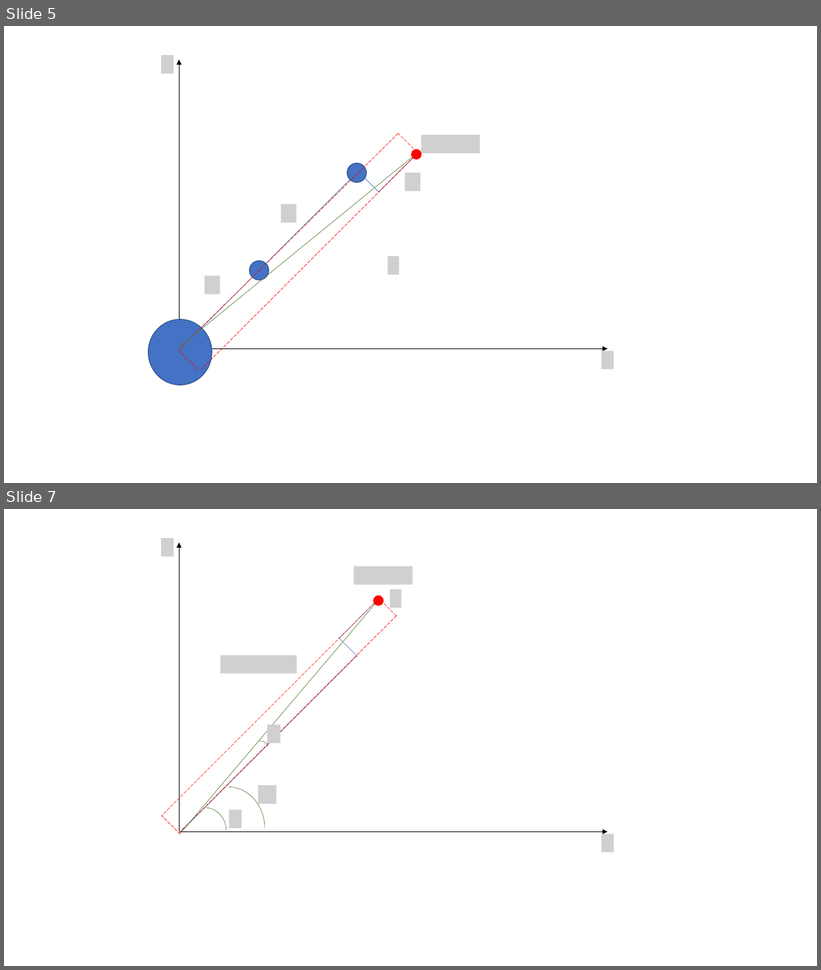
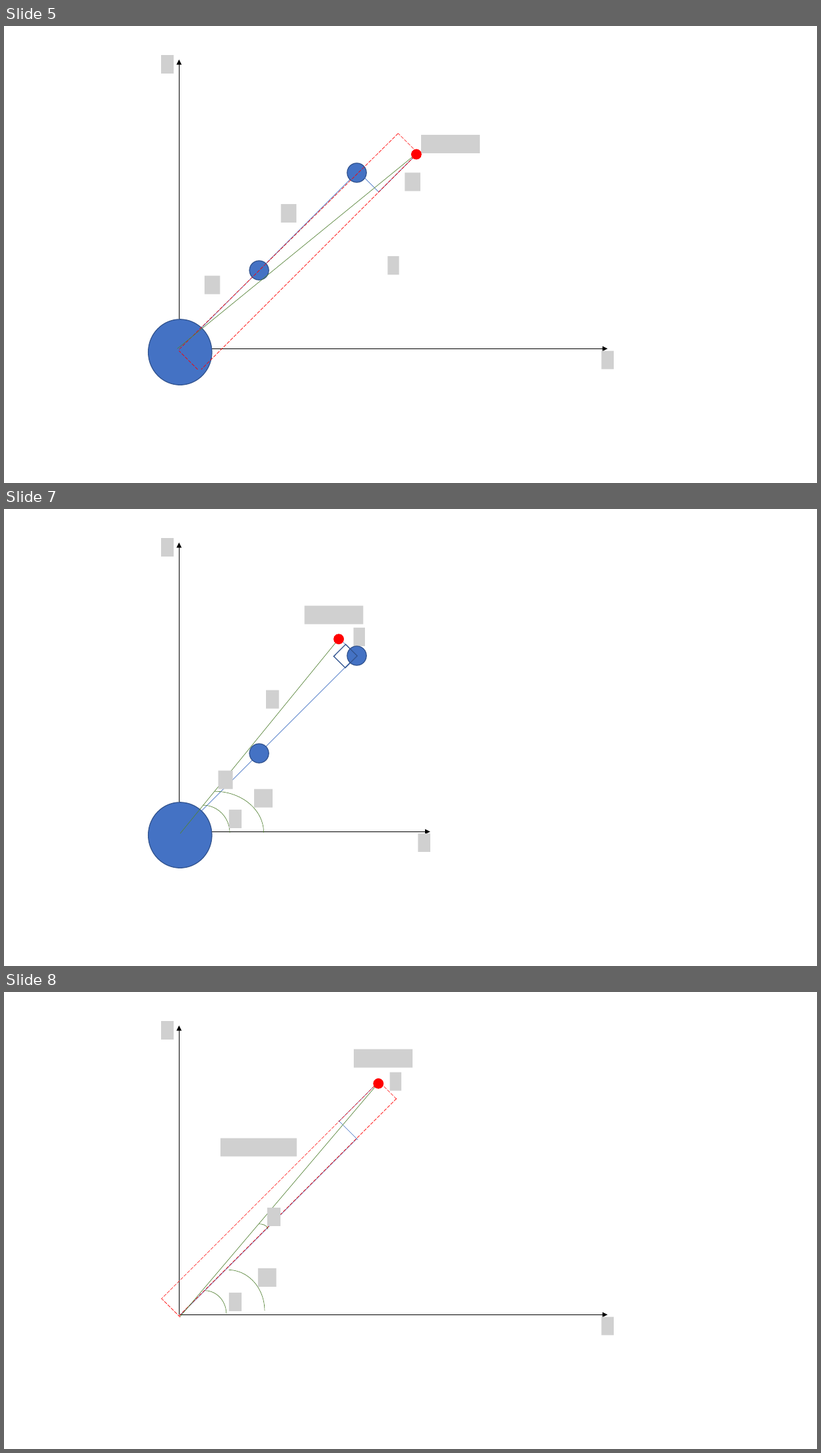
Before and after one commit to fore1806/4R-Manipulator, a slide deck: MATLAB/DIAGRAMA.pptx. Shown one above the other, each under a label of ours: slides 5 and 7 before the commit, slides 5, 7 and 8 after it; the slides between them are not shown. The pictures are 821x970 and 821x1453 pixels, drawn with LibreOffice and Linux fonts; fonts in the diff are those of the drawing; grey boxes stand for pictures. Boxes give left, top, right and bottom in pixels: in the first picture for what was removed or moved away, otherwise in the second. Text is boxed around its words. In the diff, an @@ line names an element or a change of style, - is before the commit and + after.

```diff
--- a/MATLAB/DIAGRAMA.pptx
+++ b/MATLAB/DIAGRAMA.pptx
@@ slide 7 added at (4,509,817,966), background #FFFFFF @@
@@ picture added at (161,538,174,557) @@
@@ arrow added from (179, 832) to (179, 543), #000000 0.5 pt @@
@@ picture added at (305,606,363,625) @@
@@ line added from (338, 640) to (180, 834), #548235 0.5 pt @@
@@ ellipse added at (334,634,344,644), fill #FF0000, outline #FF0000 1 pt @@
@@ rectangle added at (334,644,358,668), outline #325491 1 pt @@
@@ line added from (358, 657) to (339, 638), #4472C4 0.5 pt @@
@@ ellipse added at (347,646,367,666), fill #4472C4, outline #325491 1 pt @@
@@ picture added at (354,628,365,646) @@
@@ line added from (181, 832) to (357, 656), #4472C4 0.5 pt @@
@@ picture added at (266,690,279,708) @@
@@ ellipse added at (250,744,269,763), fill #4472C4, outline #325491 1 pt @@
@@ picture added at (218,770,233,789) @@
@@ ellipse added at (149,803,212,868), fill #4472C4, outline #325491 1 pt @@
@@ arc (boxed as its full ellipse) added at (165,791,264,874), outline #548235 0.5 pt @@
@@ arc (boxed as its full ellipse) added at (176,805,230,861), outline #548235 0.5 pt @@
@@ picture added at (254,789,273,808) @@
@@ picture added at (229,810,242,828) @@
@@ arrow added from (180, 832) to (430, 832), #000000 0.5 pt @@
@@ picture added at (418,834,430,852) @@
@@ what was slide 7 is now slide 8 @@
```
Also in this commit, not shown: 1 slide changed, 1 other slide added, 1 other file.
